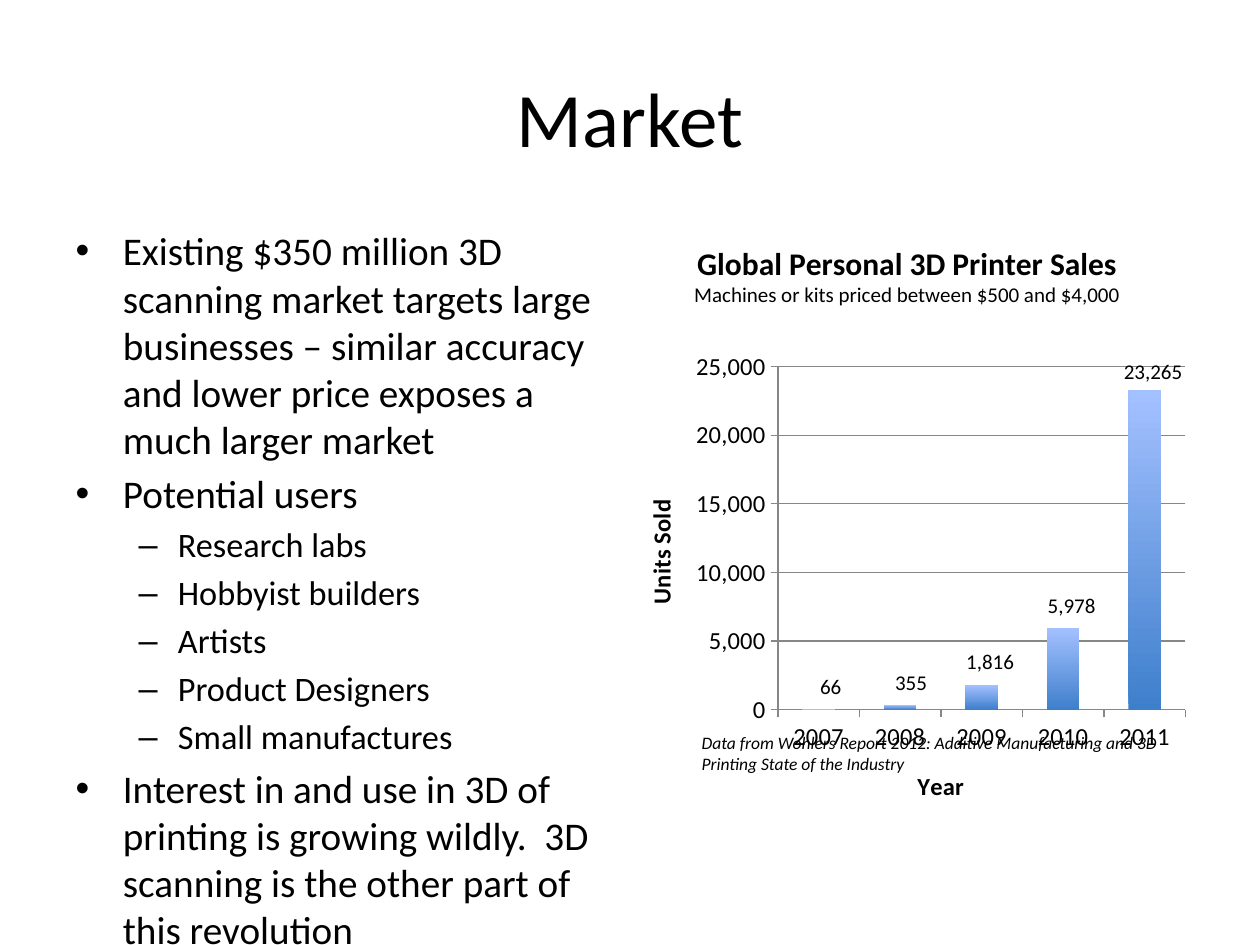
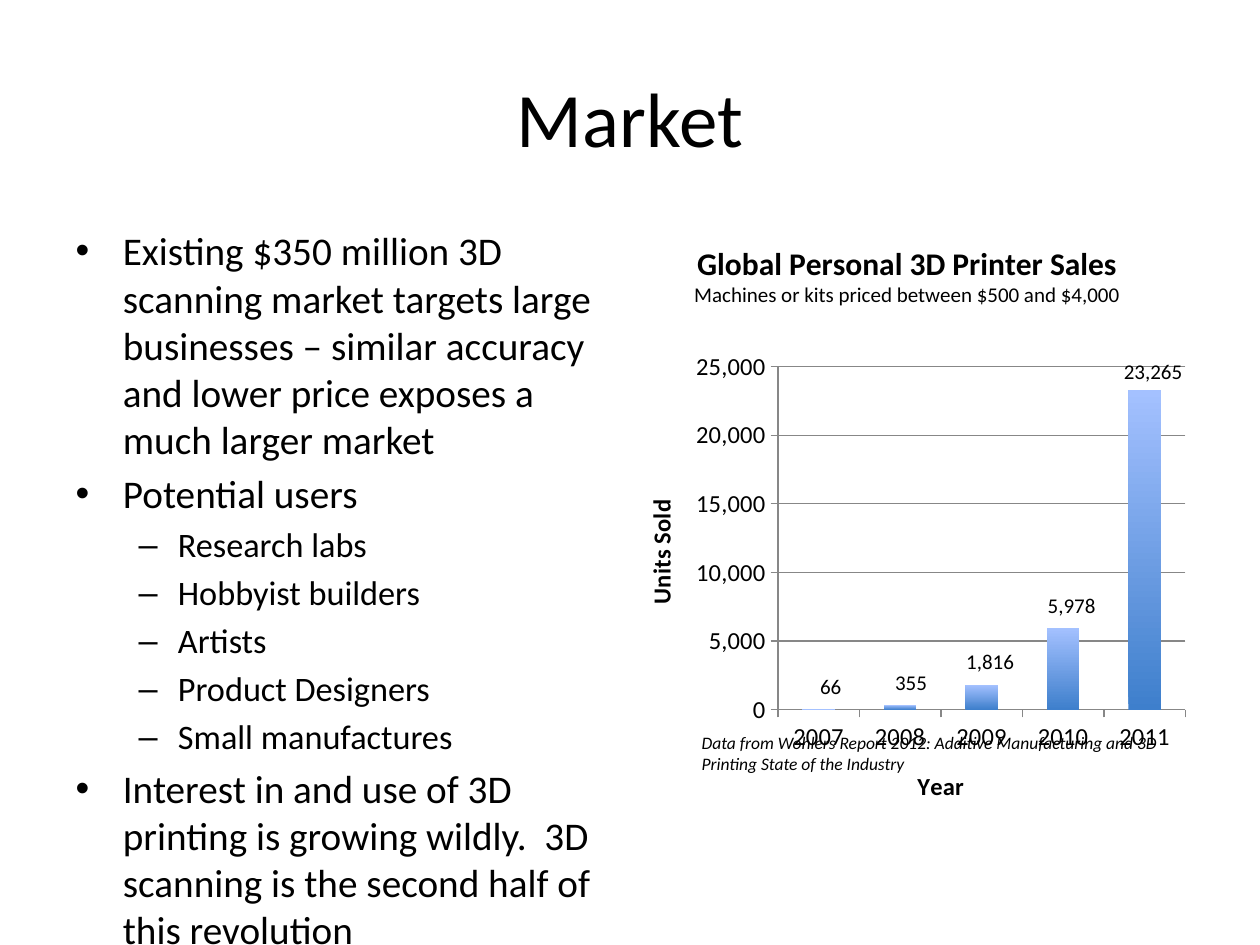
Before and after one commit to troyastorino/dcba, a slide deck: slide 3 of presentations/10-slide-pitch/initial-10-slide-pitch.pptx. Drawn at 1260x945 pixels with LibreOffice and Linux fonts; fonts in the diff are those of the drawing. Boxes give left, top, right and bottom in pixels: in the first picture for what was removed or moved away, otherwise in the second. Text is boxed around its words. In the diff, an @@ line names an element or a change of style, - is before the commit and + after.

```diff
--- a/presentations/10-slide-pitch/initial-10-slide-pitch.pptx
+++ b/presentations/10-slide-pitch/initial-10-slide-pitch.pptx
@@ text at (123, 775, 590, 945): text changed @@
-• Interest in and use in 3D of printing is growing wildly. 3D scanning is the other part of this revolution
+• Interest in and use of 3D printing is growing wildly. 3D scanning is the second half of this revolution
```
Also in this commit, not shown: 4 other slides changed, 1 slide added, 1 slide removed, 3 other files.
